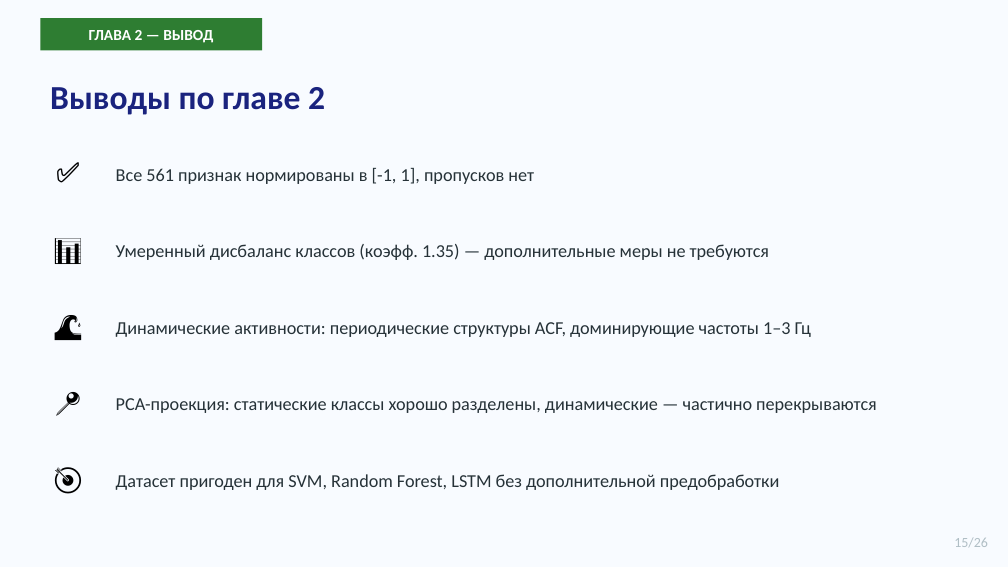
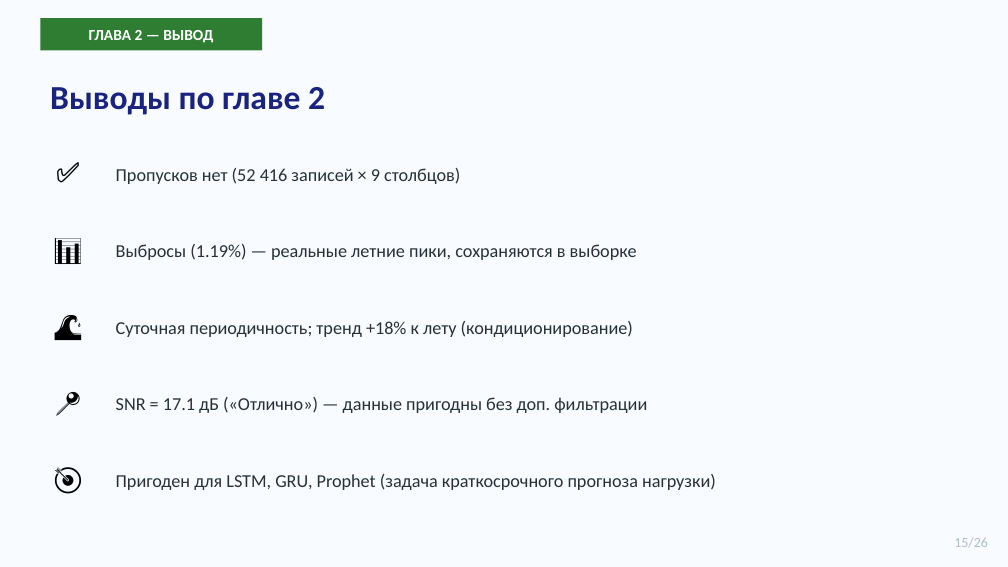
Before and after one commit to ERICSON535/coursework-data-analysis, a slide deck: slide 18 of Prezentaciya_Uryashev_ET103.pptx (slide 15 before the commit). Drawn at 1008x567 pixels with LibreOffice and Linux fonts; fonts in the diff are those of the drawing. Boxes give left, top, right and bottom in pixels: in the first picture for what was removed or moved away, otherwise in the second. Text is boxed around its words. In the diff, an @@ line names an element or a change of style, - is before the commit and + after.

```diff
--- a/Prezentaciya_Uryashev_ET103.pptx
+++ b/Prezentaciya_Uryashev_ET103.pptx
@@ text at box(116, 168, 460, 184): text changed @@
-Все 561 признак нормированы в [-1, 1], пропусков нет
+Пропусков нет (52 416 записей × 9 столбцов)
@@ text at box(116, 244, 637, 260): text changed @@
-Умеренный дисбаланс классов (коэфф. 1.35) — дополнительные меры не требуются
+Выбросы (1.19%) — реальные летние пики, сохраняются в выборке
@@ text at box(116, 321, 633, 337): text changed @@
-Динамические активности: периодические структуры ACF, доминирующие частоты 1–3 Гц
+Суточная периодичность; тренд +18% к лету (кондиционирование)
@@ text at box(116, 397, 647, 413): text changed @@
-PCA-проекция: статические классы хорошо разделены, динамические — частично перекрываются
+SNR = 17.1 дБ («Отлично») — данные пригодны без доп. фильтрации
@@ text at box(116, 474, 716, 490): text changed @@
-Датасет пригоден для SVM, Random Forest, LSTM без дополнительной предобработки
+Пригоден для LSTM, GRU, Prophet (задача краткосрочного прогноза нагрузки)
```
Also in this commit, not shown: 9 other slides changed, 5 slides added, 3 other files.
